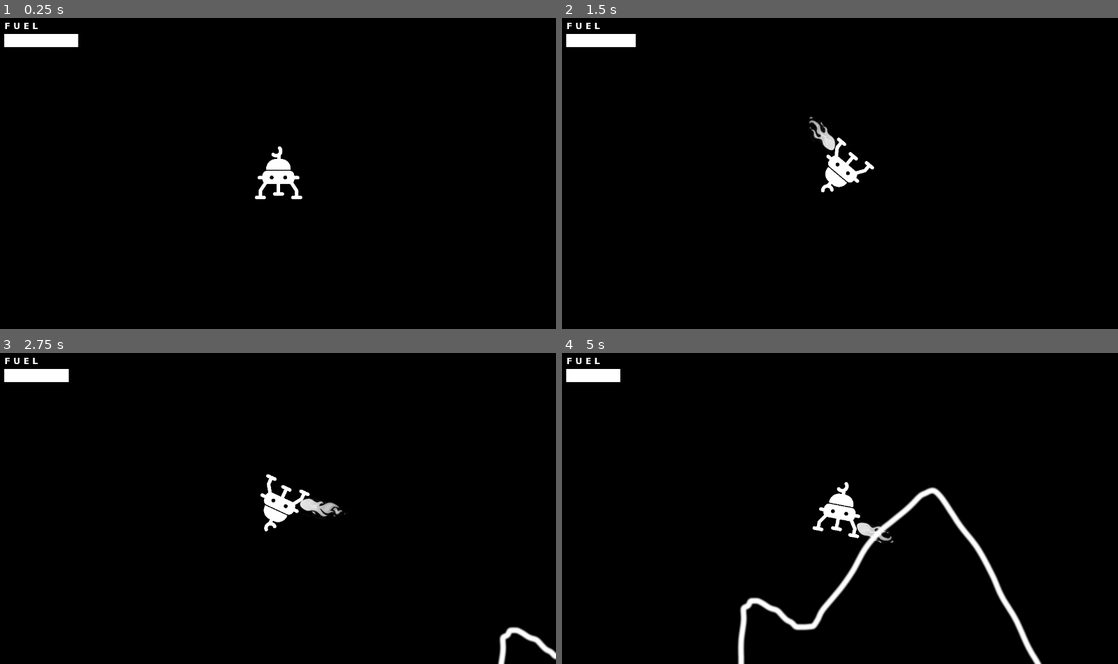
Above: before the commit, frames 1-4 (two rows, left to right).
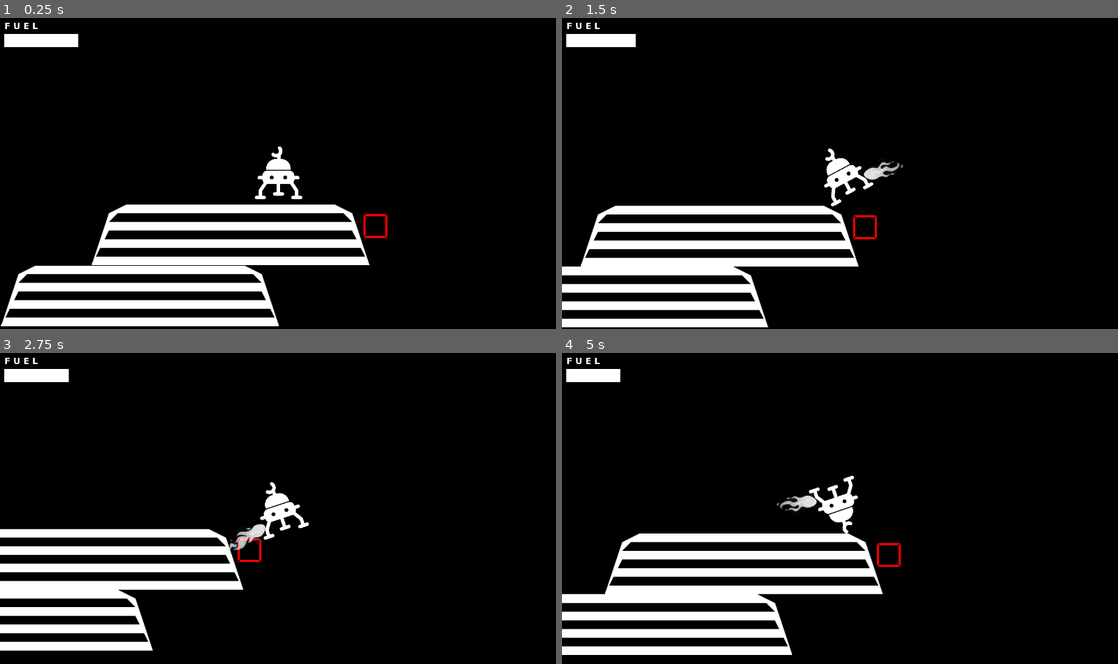
Above: after the commit, the same moments.

Repository: n1ay/LunarLander
Game: Godot game, scene res://World.tscn
Same seed, same stepped clock (60 frames per second), same inputs: the game is played once before the commit and once after it.
Inputs:
- Up to frame 1 (0.25 s): no input
- Up to frame 2 (1.5 s): hold Right (ui_right) 0.53-1.28 s; hold Left (ui_left) from 1.28 s (still down)
- Up to frame 3 (2.75 s): release Left (ui_left) at 2.03 s; hold Right (ui_right) from 2.03 s (still down)
- Up to frame 4 (5 s): release Right (ui_right) at 2.78 s; hold Up (ui_up) 2.78-3.53 s; hold Left (ui_left) from 3.53 s (still down)

The runs differ from the first frame. In frame 1, 11% of the frame differs, in the area x 0-70%, y 59-100%; in frame 2, 11%; in frame 3, 9.4%; in frame 4, 13%, in the area x 0-87%, y 39-100%.
Error before the commit: Error calling built-in function 'len': Object can't provide a length. (res://Ship.gd:111)
Error after the commit: Error calling built-in function 'len': Object can't provide a length. (res://Ship.gd:123)

Commit message:
Add platform and implement level completed detection

Diff:
--- /dev/null
+++ b/Level.gd
@@ -0,0 +1,26 @@
+extends StaticBody2D
+
+var collision_polygon
+var canvas
+
+var end_platform
+
+signal draw_polygon(vertices)
+
+func _ready():
+	end_platform = $EndPlatform
+
+	collision_polygon = $LevelCollisionPolygon
+	canvas = $LevelCanvas
+	var vertices = [
+		Vector2(100, 100),
+		Vector2(150, 100),
+		Vector2(150, 150),
+		Vector2(100, 150)
+	]
+	collision_polygon.set_polygon(PoolVector2Array(vertices))
+	emit_signal("draw_polygon", vertices)
+
+
+#func _process(delta):
+#	pass
--- /dev/null
+++ b/LevelTexture.gd
@@ -0,0 +1,17 @@
+extends TextureRect
+
+var COLOR = Color(255, 0, 0, 50)
+var LINE_WIDTH = 5
+var polygon
+
+func _ready():
+	pass # Replace with function body.
+
+func _draw():
+	for i in range(len(polygon) - 1):
+		draw_line(polygon[i], polygon[i+1], COLOR, LINE_WIDTH)
+	draw_line(polygon[0], polygon[len(polygon) - 1], COLOR, LINE_WIDTH)
+
+func _on_Level_draw_polygon(polygon):
+	self.polygon = polygon
+	update()
--- /dev/null
+++ b/Platform.tscn
@@ -0,0 +1,14 @@
+[gd_scene load_steps=3 format=2]
+
+[ext_resource path="res://assets/platform.png" type="Texture" id=1]
+
+[sub_resource type="ConvexPolygonShape2D" id=1]
+points = PoolVector2Array( -240, -70, 240, -70, 280, -50, 320, 70, -320, 70, -280, -50 )
+
+[node name="Platform" type="StaticBody2D"]
+
+[node name="CollisionShape2D" type="CollisionShape2D" parent="."]
+shape = SubResource( 1 )
+
+[node name="Sprite" type="Sprite" parent="."]
+texture = ExtResource( 1 )
--- a/Ship.gd
+++ b/Ship.gd
@@ -8,6 +8,10 @@
 var USE_FUEL = 0.1
 var CRITICAL_VELOCITY = 500
 var CRITICAL_Y_POS = 5
+var LEVEL_COMPLETED_MAX_VELOCITY_ALLOWED = 0.1
+var LEVEL_COMPLETED_MAX_ROTATION = 1
+
+var ZERO_VECTOR = Vector2(0, 0)
 
 signal fuel_update(value)
 
@@ -25,10 +29,15 @@
 var collision_pos_lst
 var previous_velocity
 
+# level completed
+var end_collision_collision
+
 ## functions
 func _ready():
-	previous_velocity = Vector2(0, 0)
+	end_collision_collision = false
+	previous_velocity = ZERO_VECTOR
 	emit_signal("fuel_update", MAX_FUEL)
+
 	flames = [$FlameBottom, $FlameLeft, $FlameRight]
 	flameTimers = [Timer.new(), Timer.new(), Timer.new()]
 	flameAnimations = [1, 1, 1]
@@ -68,10 +77,13 @@
 			timer.stop()
 
 func _integrate_forces(state):
+	end_collision_collision = false
 	collision_pos_lst = []
 	var rotation = get_rotation_degrees()
 	var position = get_position()
 	for i in range(state.get_contact_count()):
+		if state.get_contact_collider_object(i) == get_node("/root/World/LevelGenerator/Level/EndPlatform"):
+			end_collision_collision = true
 		var ship_col_pos = (state.get_contact_local_position(i) - position).rotated(deg2rad(-rotation))
 		collision_pos_lst.append(ship_col_pos)
 
@@ -107,7 +119,7 @@
 		fuel_previous = fuel
 		emit_signal("fuel_update", fuel)
 
-	print(previous_velocity.distance_to(Vector2()))
+	print(previous_velocity.distance_to(ZERO_VECTOR))
 	if len(collision_pos_lst) > 0:
 		var collision_min_y = collision_pos_lst[0].y
 		for i in collision_pos_lst:
@@ -115,8 +127,13 @@
 				collision_min_y = i.y
 		if collision_min_y < CRITICAL_Y_POS:
 			print('BOOMY!')
-		elif previous_velocity.distance_to(Vector2(0, 0)) > CRITICAL_VELOCITY:
+		elif previous_velocity.distance_to(ZERO_VECTOR) > CRITICAL_VELOCITY:
 			print('KBOOM!')
+
+	if previous_velocity.distance_to(ZERO_VECTOR) <= LEVEL_COMPLETED_MAX_VELOCITY_ALLOWED\
+	and linear_velocity.distance_to(ZERO_VECTOR) <= LEVEL_COMPLETED_MAX_VELOCITY_ALLOWED\
+	and get_rotation_degrees() <= LEVEL_COMPLETED_MAX_ROTATION:
+		print('LEVEL COMPLETED!')
 
 	if previous_velocity != linear_velocity:
 		previous_velocity = linear_velocity
--- a/World.tscn
+++ b/World.tscn
@@ -1,9 +1,11 @@
-[gd_scene load_steps=5 format=2]
+[gd_scene load_steps=7 format=2]
 
 [ext_resource path="res://Ship.tscn" type="PackedScene" id=1]
 [ext_resource path="res://Fuel.tscn" type="PackedScene" id=2]
 [ext_resource path="res://Fuel.gd" type="Script" id=3]
-[ext_resource path="res://assets/land.png" type="Texture" id=4]
+[ext_resource path="res://Level.gd" type="Script" id=4]
+[ext_resource path="res://LevelTexture.gd" type="Script" id=5]
+[ext_resource path="res://Platform.tscn" type="PackedScene" id=6]
 
 [node name="World" type="Node2D"]
 
@@ -27,14 +29,24 @@
 rect_scale = Vector2( 0.1, 0.1 )
 script = ExtResource( 3 )
 
-[node name="StaticBody2D" type="StaticBody2D" parent="."]
+[node name="LevelGenerator" type="Node2D" parent="."]
+
+[node name="Level" type="StaticBody2D" parent="LevelGenerator"]
 position = Vector2( 100, 0 )
 z_index = -1
+script = ExtResource( 4 )
 
-[node name="CollisionPolygon2D" type="CollisionPolygon2D" parent="StaticBody2D"]
-polygon = PoolVector2Array( -1412.24, 1834.77, -1133.48, 1612.79, -1009.58, 1365, -834.065, 1266.92, -725.656, 1013.96, -617.247, 1075.91, -488.19, 879.744, -426.242, 564.842, -348.807, 559.68, -214.587, 745.524, -126.827, 797.147, -59.7173, 1008.8, -111.34, 1039.78, -121.665, 1225.62, -70.042, 1235.94, -80.3665, 1297.89, -292.021, 1535.36, -307.508, 1617.95, -235.236, 1695.39, -116.503, 1741.85, 100.314, 1757.34, 115.802, 1669.58, 198.398, 1623.12, 275.833, 1623.12, 384.242, 1488.9, 410.053, 1225.62, 446.19, 1230.78, 539.111, 683.576, 693.981, 740.361, 905.636, 967.503, 998.558, 1204.97, 890.149, 1349.51, 854.013, 1473.41, 921.123, 1561.17, 967.584, 1365, 1055.34, 1406.3, 1117.29, 1055.26, 1199.89, 1086.24, 1230.86, 962.341, 1230.86, 446.109, 1375.41, 508.057, 1654.17, 187.993, 1855.5, 446.109, 2031.02, 926.204, 2015.53, 1091.4, 1917.45, 1096.56, 2144.59, 1690.23, 2320.11, 1204.97, 2428.52, 1339.19, 2428.52, 2149.67, -1412.24, 2170.32 )
+[node name="LevelCollisionPolygon" type="CollisionPolygon2D" parent="LevelGenerator/Level"]
 
-[node name="Sprite" type="Sprite" parent="StaticBody2D"]
-position = Vector2( 508.995, 1084.38 )
-texture = ExtResource( 4 )
+[node name="LevelCanvas" type="TextureRect" parent="LevelGenerator/Level"]
+margin_right = 40.0
+margin_bottom = 40.0
+script = ExtResource( 5 )
+
+[node name="BeginPlatform" parent="LevelGenerator/Level" instance=ExtResource( 6 )]
+position = Vector2( -417.528, 286.348 )
+
+[node name="EndPlatform" parent="LevelGenerator/Level" instance=ExtResource( 6 )]
+position = Vector2( -209.252, 146.035 )
 [connection signal="fuel_update" from="Ship" to="Ship/Camera2D/CanvasLayer/Control/FuelBar" method="_on_Ship_fuel_update"]
+[connection signal="draw_polygon" from="LevelGenerator/Level" to="LevelGenerator/Level/LevelCanvas" method="_on_Level_draw_polygon"]
Binary file added: assets/platform.png
Not shown, changed: assets/platform.png.import
